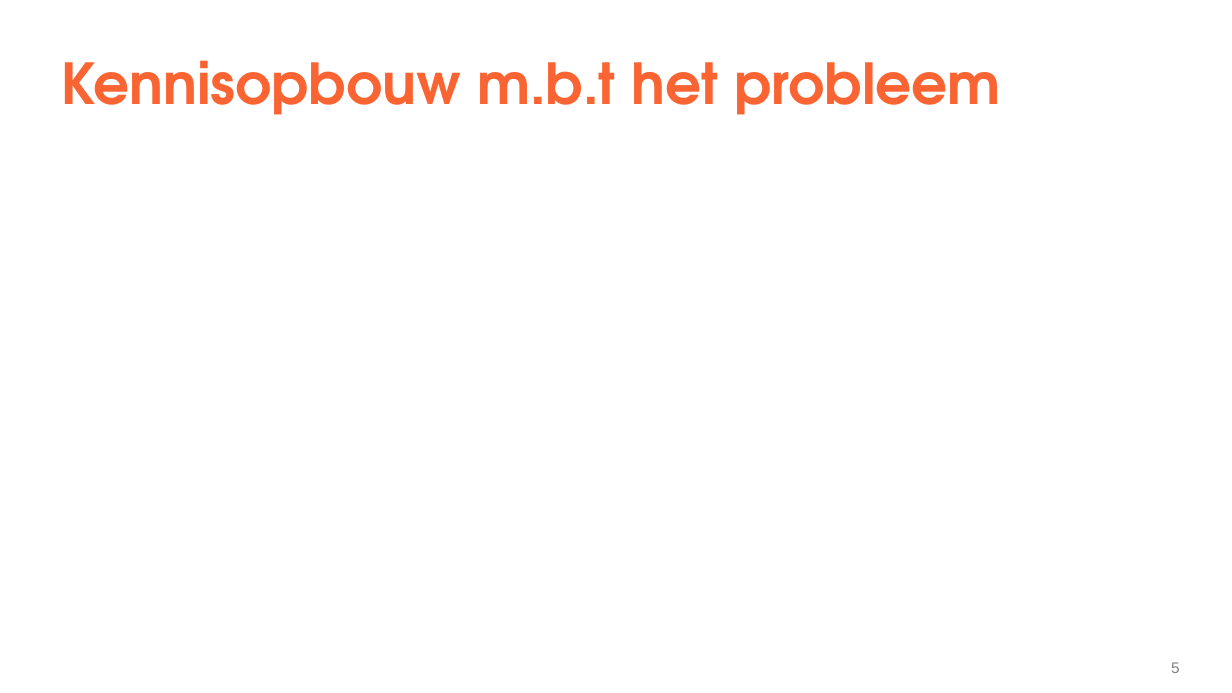
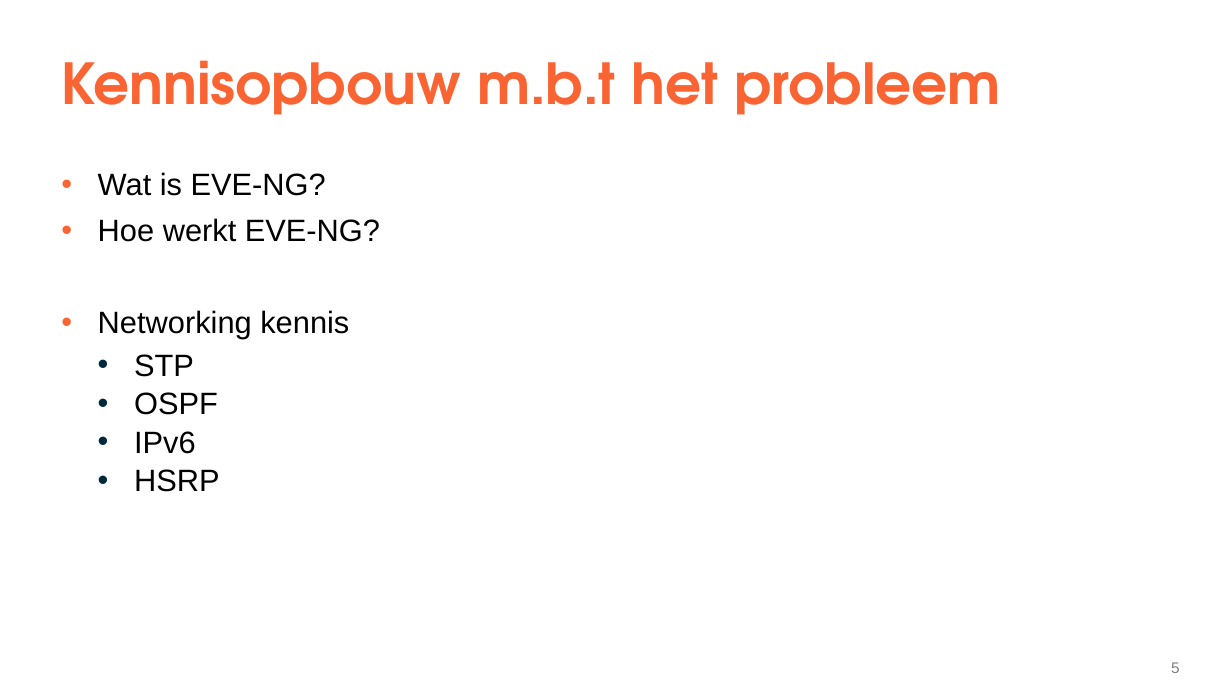
Before and after one commit to YenteLens/ylbachelorproef, a slide deck: slide 5 of Tussentijds-presentatie.pptx. Drawn at 1232x693 pixels with LibreOffice and Linux fonts; fonts in the diff are those of the drawing. Boxes give left, top, right and bottom in pixels: in the first picture for what was removed or moved away, otherwise in the second. Text is boxed around its words. In the diff, an @@ line names an element or a change of style, - is before the commit and + after.

```diff
--- a/Tussentijds-presentatie.pptx
+++ b/Tussentijds-presentatie.pptx
@@ text added at (98,172,380,492), 24 pt, text #000000 @@
+  • Wat is EVE-NG?
+  • Hoe werkt EVE-NG?
+  • Networking kennis
+    • STP
+    • OSPF
+    • IPv6
+    • HSRP
```
Also in this commit, not shown: 4 other slides changed.
